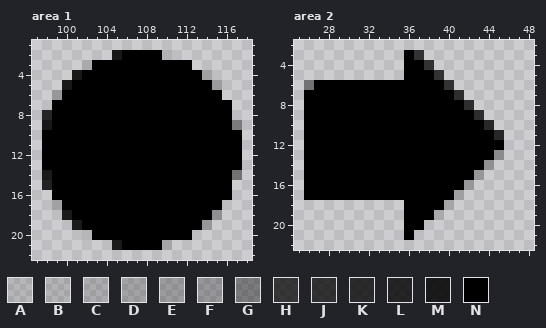
Pixel-art file, stored at LD35/impact/media/buttons.ase. The picture above is the old version.
120x24 pixels, 1 frame. Pixels under 10% opacity are left out. Colours within 5 levels of each other are drawn and written as one. Shown: area 1: x 97..118, y 1..22; area 2: x 25..48, y 2..22. The commit also changed other parts of the picture, which this record leaves out.
Palette (. is transparent): A #0000001c  B #00000022  C #0000002a  D #00000035  E #0000003e  F #00000044  G #00000066  H #000000ba  J #000000c1  K #000000c9  L #000000d1  M #000000df  N #000000
Once edited:
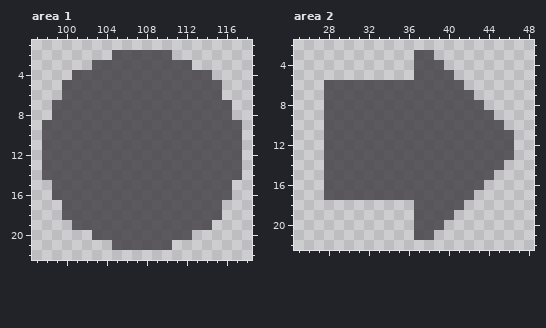
Change:
Colour N changes from #000000 to #3c393dc8.
Area 1:
Colour N replaces colour B in row 2 at x 110; in row 21 at x 110.
Colour N replaces colour D in row 4 at x 114; in row 19 at x 114.
Colour N replaces colour E in row 5 at x 115; in row 18 at x 115.
Colour N replaces colour G in row 9 at x 117; in row 14 at x 117.
Colour N replaces colour M in row 2 at x 105; in row 4 at x 101; in row 5 at x 100; in row 9 at x 98; in row 14 at x 98; in row 18 at x 100.
Colour N replaces colour M in row 19 at x 101; in row 21 at x 105.
Colour A is removed in row 3 at x 102; in row 20 at x 102.
Colour D is removed in row 6 at x 99; in row 17 at x 99.
Colour L is removed in row 8 at x 98; in row 15 at x 98.
Area 2:
Colour N is added in row 3 at x 38; in row 4 at x 39; in row 5 at x 40; in row 6 at x 41; in row 7 at x 42; in row 8 at x 43.
Colour N is added in row 9 at x 44; in row 10 at x 45; in rows 11 to 13 at x 46; in row 14 at x 45; in row 15 at x 44; in row 16 at x 43.
Colour N is added in row 17 at x 42; in row 18 at x 41; in row 19 at x 40; in row 20 at x 38 to 39; in row 21 at x 37 to 38.
Colour N replaces colour A in row 19 at x 39.
Colour N replaces colour B in row 18 at x 40.
Colour N replaces colour C in row 17 at x 41.
Colour N replaces colour D in row 15 at x 43; in row 16 at x 42.
Colour N replaces colour E in row 14 at x 44.
Colour N replaces colour F in row 13 at x 45.
Colour N replaces colour H in row 3 at x 37; in row 4 at x 38; in row 5 at x 39; in row 6 at x 40.
Colour N replaces colour J in row 7 at x 41; in row 8 at x 42; in row 9 at x 43.
Colour N replaces colour K in row 10 at x 44; in row 11 at x 45.
Colour G is removed in row 6 at x 26.
Colour N is removed in rows 3 to 5 at x 36; in row 6 at x 27; in rows 7 to 17 at x 26 to 27; in rows 18 to 21 at x 36.
Pixel boxes of the changes (left, top, right, bottom) in both pictures:
changed: (42, 50, 242, 250)
changed: (304, 50, 514, 240)
